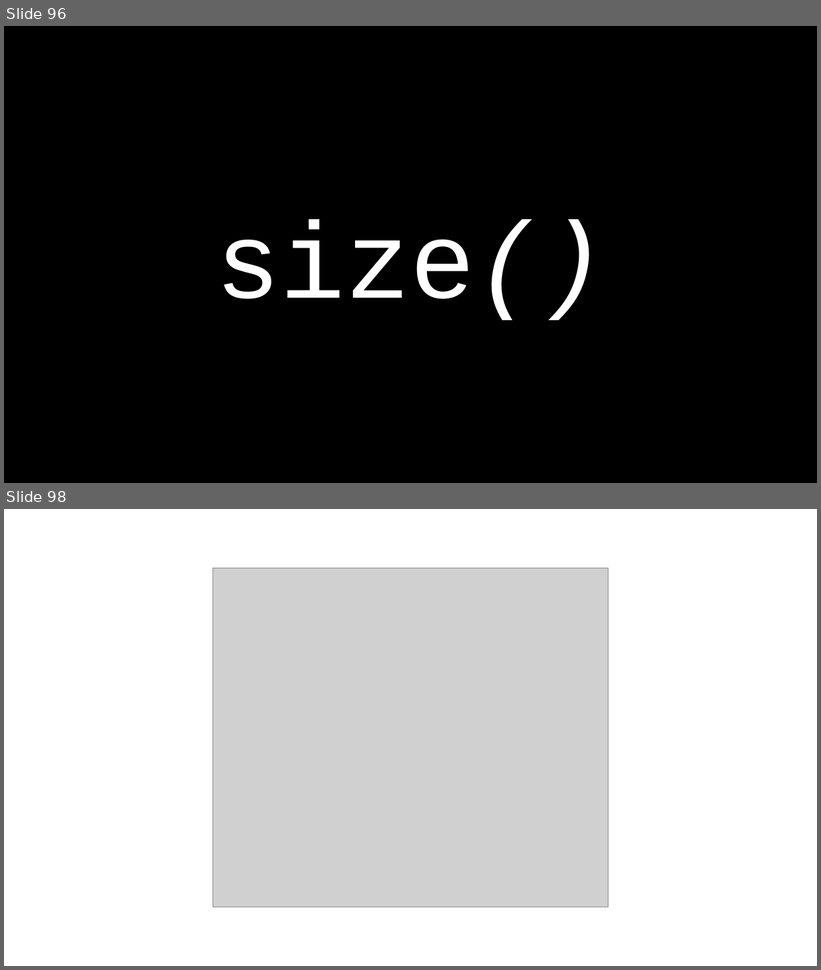
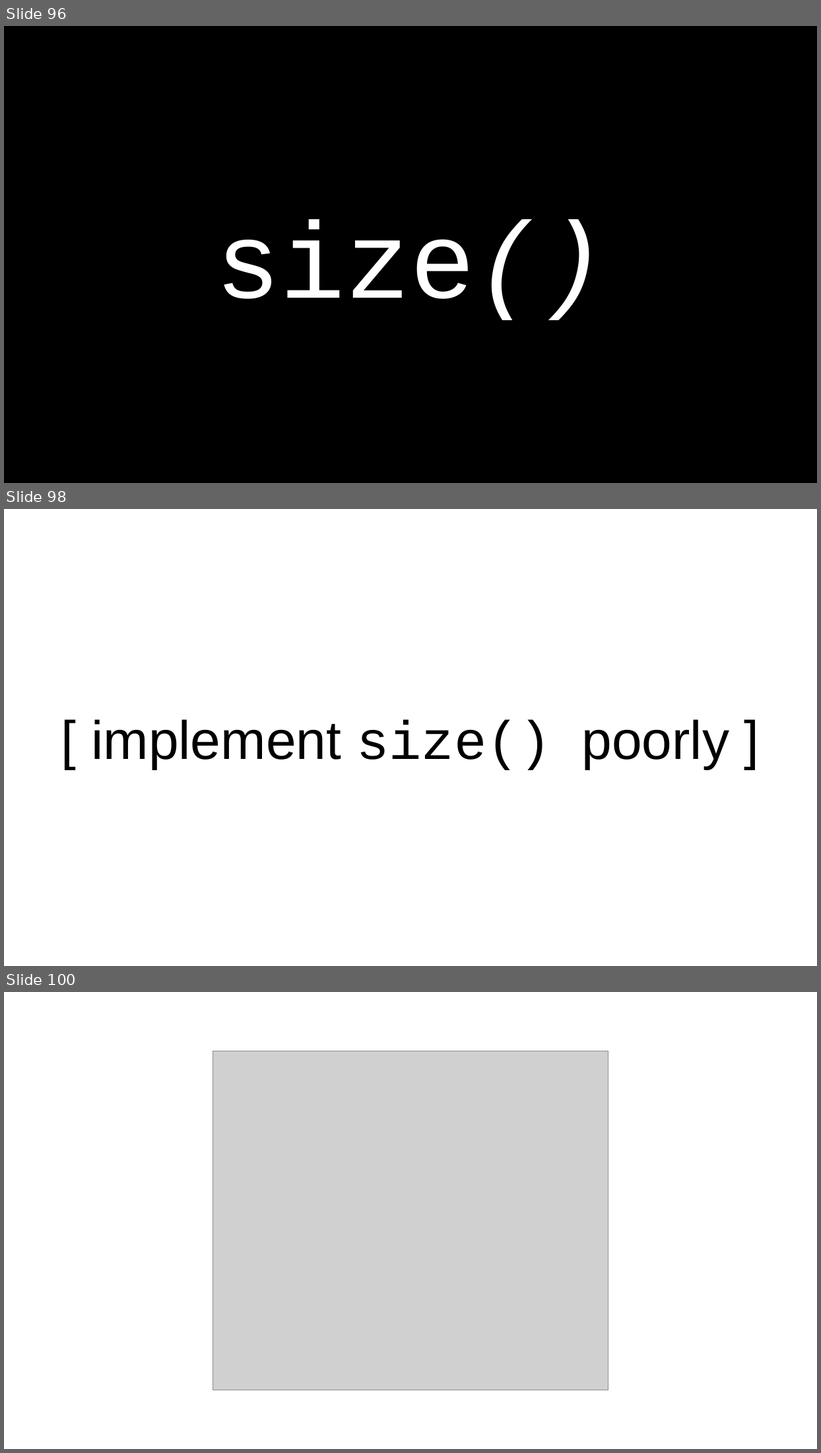
Before and after one commit to james-bern/CS136-SLIDES, a slide deck: WeekXX2.pptx. Shown one above the other, each under a label of ours: slides 96 and 98 before the commit, slides 96, 98 and 100 after it; the slides between them are not shown. The pictures are 821x970 and 821x1453 pixels, drawn with LibreOffice and Linux fonts; fonts in the diff are those of the drawing; grey boxes stand for pictures. Boxes give left, top, right and bottom in pixels: in the first picture for what was removed or moved away, otherwise in the second. Text is boxed around its words. In the diff, an @@ line names an element or a change of style, - is before the commit and + after.

```diff
--- a/WeekXX2.pptx
+++ b/WeekXX2.pptx
@@ slide 98 added at box(4, 509, 817, 966), background #FFFFFF @@
@@ title added at box(91, 720, 729, 770), 48 pt, text #000000 @@
+[ implement size() poorly ]
@@ what was slide 98 is now slide 100 @@
```
Also in this commit, not shown: 11 slides changed, 1 other slide added, 1 other file.
